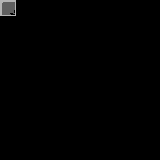
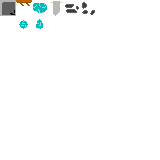
Layer changes from the first (160, 160) image to the second:
added layer "Doorway_Portal 2" above "Doorway_Portal" over [135, 9, 153, 30]
added layer "Ice Dagger" above "Doorway_Frame" over [36, 19, 43, 29]
added layer "Doorway_Frame" above "Background Rock 2" over [99, 9, 125, 32]
added layer "Background Rock 2" above "Background Rock 1" over [82, 2, 95, 15]
added layer "Background Rock 1" above "Banner" over [65, 4, 79, 13]
added layer "Banner" above "Ice" over [50, 1, 63, 16]
added layer "Ice" above "Ice Orb" over [33, 3, 47, 13]
added layer "Ice Orb" above "Wooden Platform" over [19, 20, 28, 29]
added layer "Wooden Platform" above "Basic Block" over [16, 0, 32, 6]
hid "Layer 0" over [0, 0, 160, 160]
